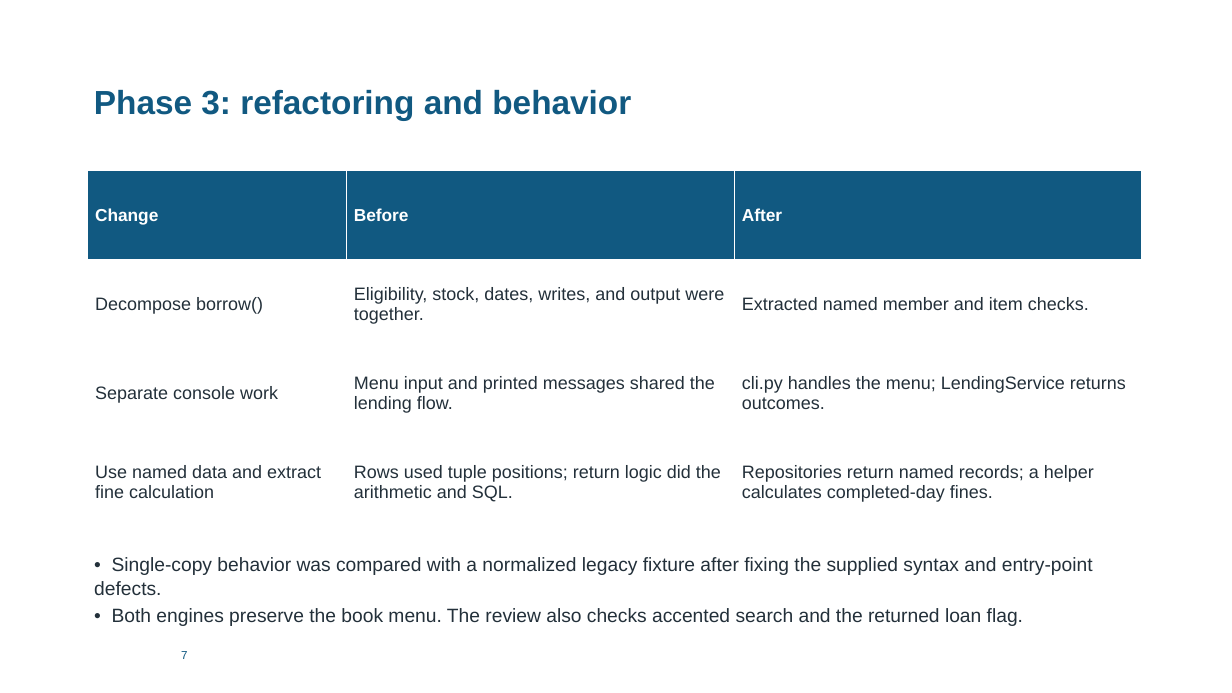
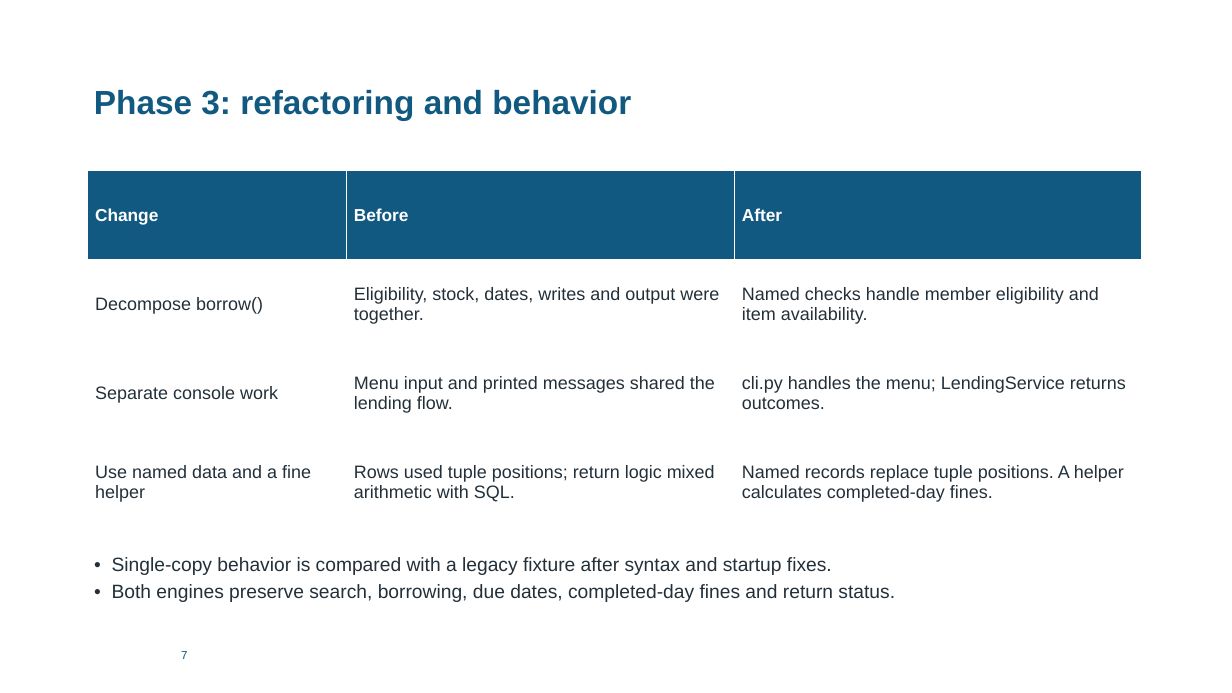
Before and after one commit to jurialamri6-eng/SE431-repository, a slide deck: slide 9 of Presentation/SE431_Presentation.pptx. Drawn at 1232x693 pixels with LibreOffice and Linux fonts; fonts in the diff are those of the drawing. Boxes give left, top, right and bottom in pixels: in the first picture for what was removed or moved away, otherwise in the second. Text is boxed around its words. In the diff, an @@ line names an element or a change of style, - is before the commit and + after.

Commit message:
09 Prepare current submission and record fresh verification
Update the current report, presentation and demonstration. Remove optional reference copies and preview assets from the current tree. Record fresh 33-test verification and quality measurements. Preserve the eight existing commits and their recorded authors and dates.

```diff
--- a/Presentation/SE431_Presentation.pptx
+++ b/Presentation/SE431_Presentation.pptx
@@ table at [88,171,1141,527] @@
-row 2, column 2: Eligibility, stock, dates, writes, and output were together.
+row 2, column 2: Eligibility, stock, dates, writes and output were together.
-row 2, column 3: Extracted named member and item checks.
+row 2, column 3: Named checks handle member eligibility and item availability.
-row 4: Use named data and extract fine calculation | Rows used tuple positions; return logic did the arithmetic and SQL. | Repositories return named records; a helper calculates completed-day fines.
+row 4: Use named data and a fine helper | Rows used tuple positions; return logic mixed arithmetic with SQL. | Named records replace tuple positions. A helper calculates completed-day fines.
@@ text at [112,557,895,602]: text changed @@
-• Single-copy behavior was compared with a normalized legacy fixture after fixing the supplied syntax and entry-point defects.
-• Both engines preserve the book menu. The review also checks accented search and the returned loan flag.
+• Single-copy behavior is compared with a legacy fixture after syntax and startup fixes.
+• Both engines preserve search, borrowing, due dates, completed-day fines and return status.
```
Also in this commit, not shown: 11 other slides changed, 1 slide added, 1 slide removed, 55 other files.
